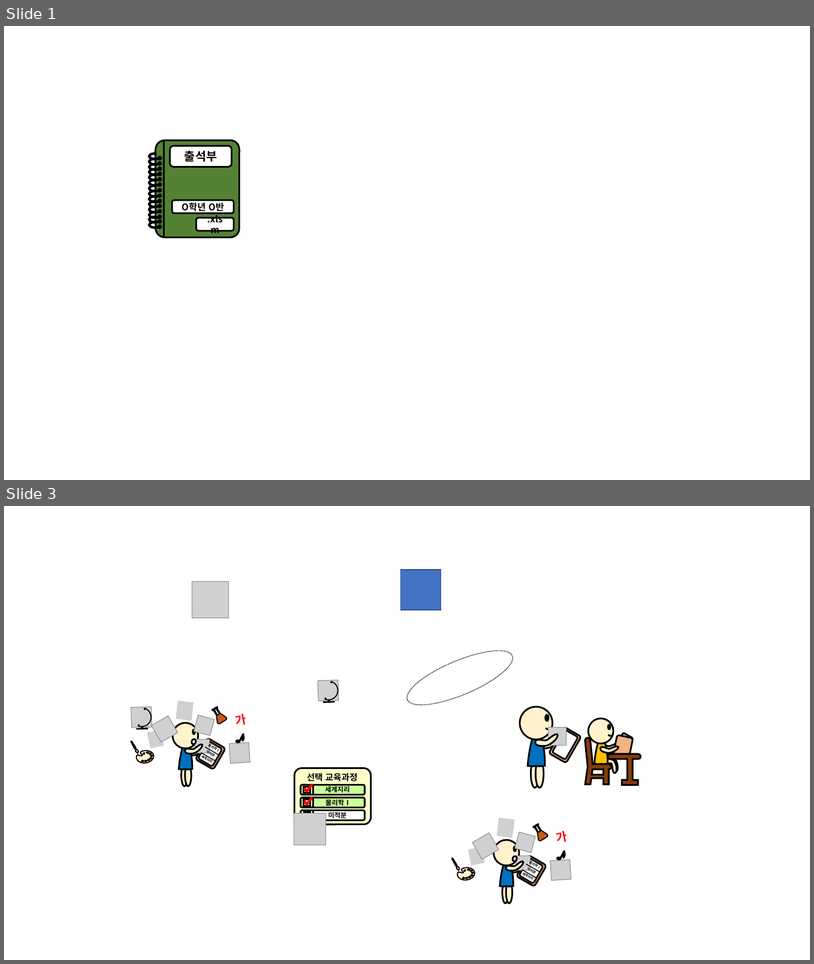
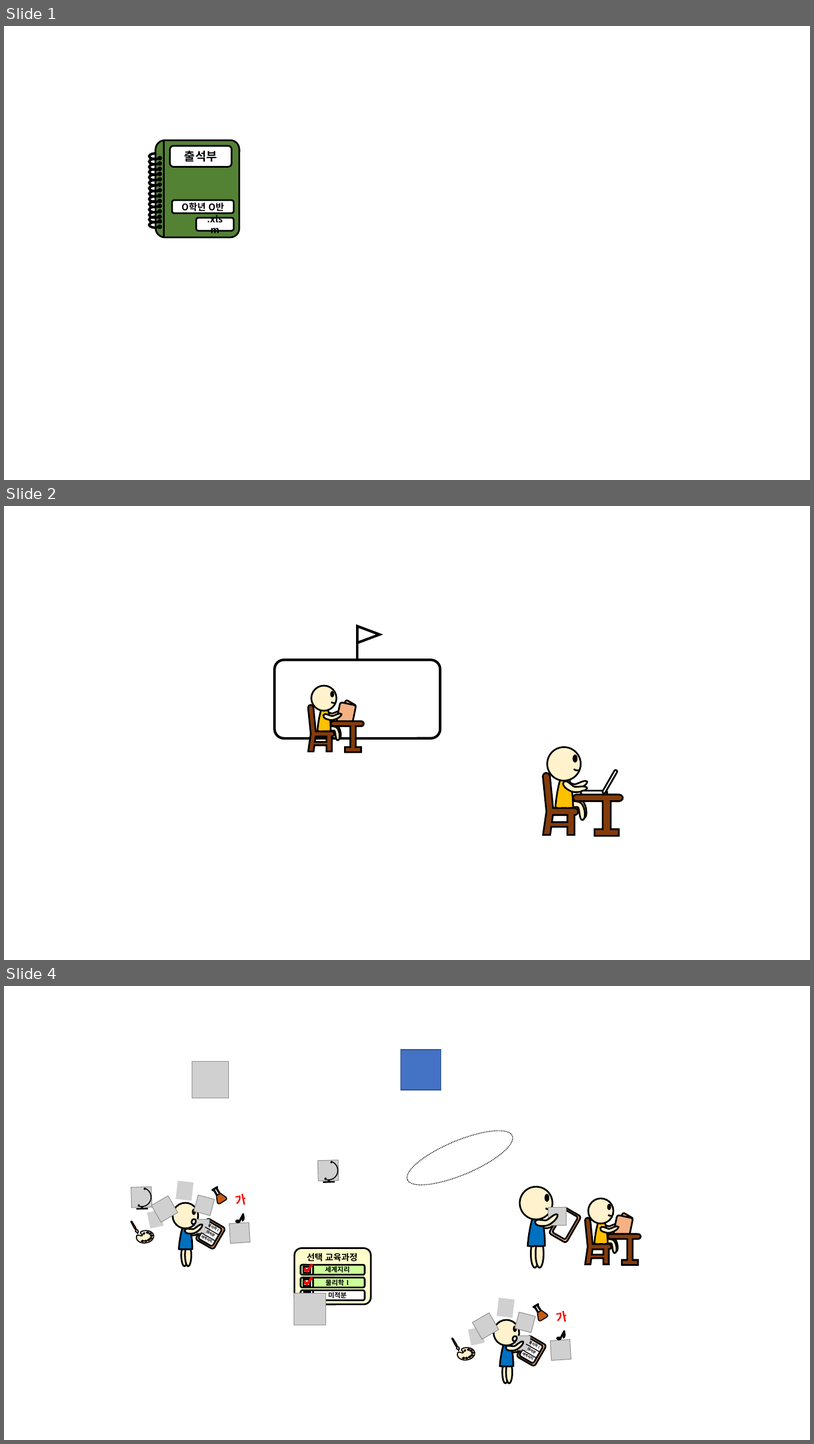
Before and after one commit to HyeongjinE/HJ_SoftwareStudio, a slide deck: img/아이콘.pptx. Shown one above the other, each under a label of ours: slides 1 and 3 before the commit, slides 1, 2 and 4 after it; the slides between them are not shown. The pictures are 814x964 and 814x1444 pixels, drawn with LibreOffice and Linux fonts; fonts in the diff are those of the drawing; grey boxes stand for pictures. Boxes give left, top, right and bottom in pixels: in the first picture for what was removed or moved away, otherwise in the second. Text is boxed around its words. In the diff, an @@ line names an element or a change of style, - is before the commit and + after.

```diff
--- a/img/아이콘.pptx
+++ b/img/아이콘.pptx
@@ slide 2 added at <box>4,506,810,960</box>, background #FFFFFF @@
@@ triangle added at <box>357,626,380,643</box>, fill #FFFFFF, outline #000000 3 pt @@
@@ line added from (358, 626) to (358, 660), #000000 3 pt @@
@@ rounded rectangle added at <box>275,660,441,738</box>, outline #000000 3 pt @@
@@ group added at <box>308,685,365,751</box>: 8 freeform shapes, 2 ellipses, 2 rounded rectangles @@
@@ group added at <box>542,747,623,835</box>: 8 freeform shapes, 2 ellipses, 2 rounded rectangles @@
@@ what was slide 3 is now slide 4 @@
```
Also in this commit, not shown: 1 slide changed, 5 other files.
